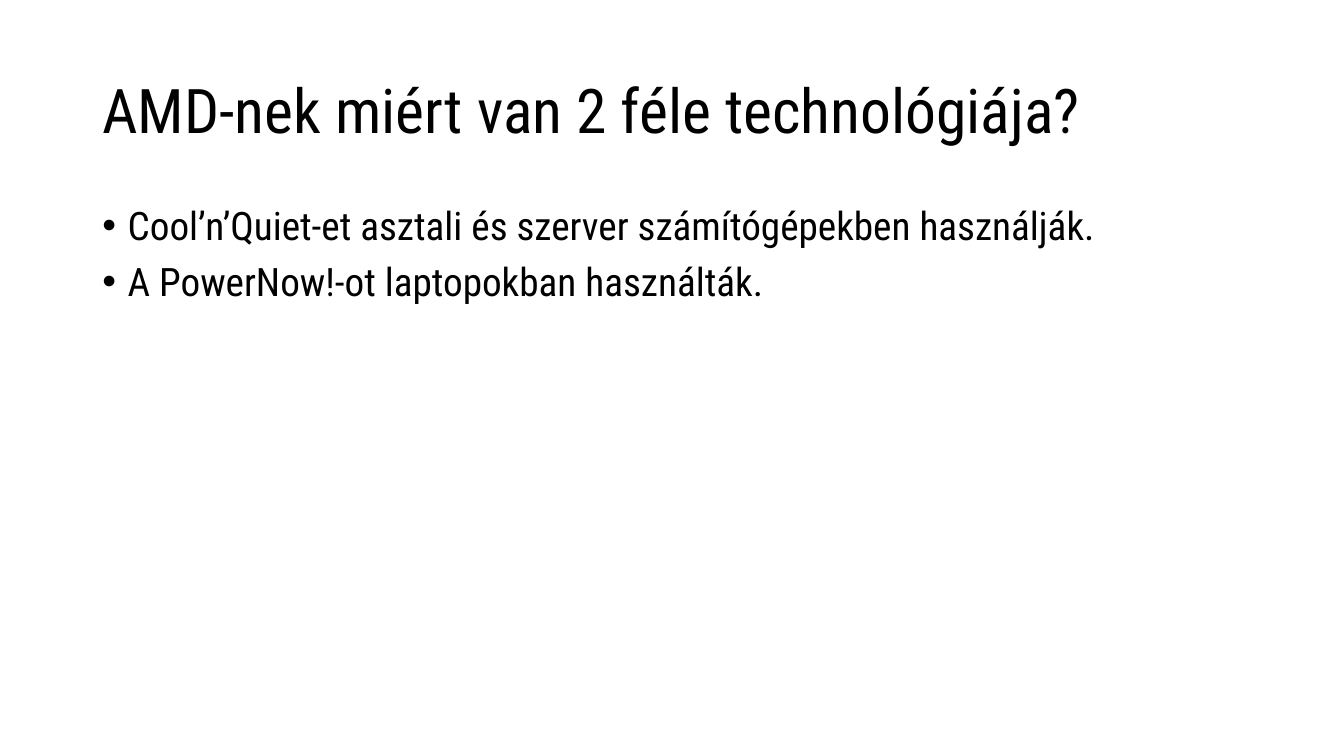
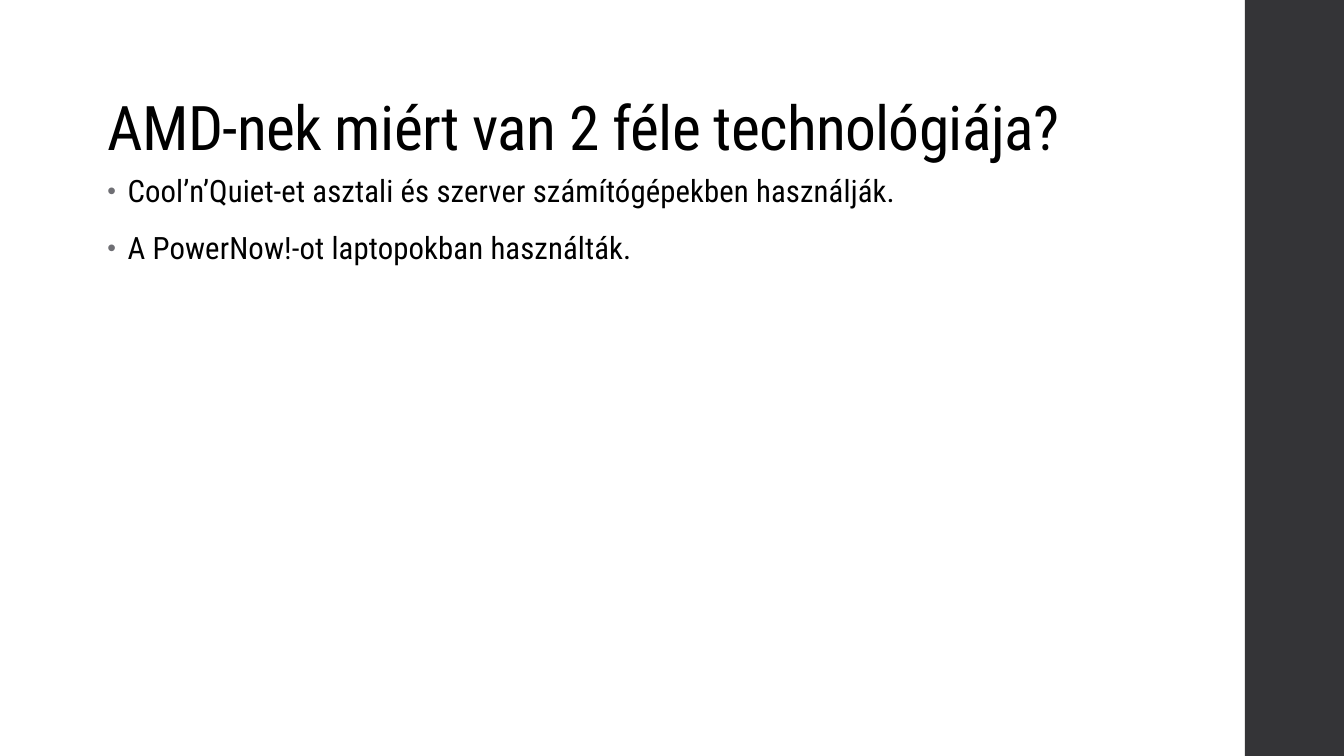
Before and after one commit to verbence/ppt-2022, a slide deck: slide 8 of cpuhutes.pptx. Drawn at 1344x756 pixels with LibreOffice and Linux fonts; fonts in the diff are those of the drawing. Boxes give left, top, right and bottom in pixels: in the first picture for what was removed or moved away, otherwise in the second. Text is boxed around its words. In the diff, an @@ line names an element or a change of style, - is before the commit and + after.

```diff
--- a/cpuhutes.pptx
+++ b/cpuhutes.pptx
@@ title "AMD-nek miért van 2 féle ...": place and size @@
-title "AMD-nek miért van 2 féle ..." at [102, 86, 1080, 146]
+title "AMD-nek miért van 2 féle ..." at [107, 103, 1059, 163]
@@ title "AMD-nek miért van 2 féle ..." at [107, 103, 1059, 163]: letter spacing 0 to -0.5 pt; vertical alignment middle to bottom @@
@@ rectangle added at [1245, 0, 1344, 756], fill #353537 @@
@@ text "Cool’n’Quiet-et asztali és szerver számítógépekben ...": place and size @@
-text "Cool’n’Quiet-et asztali és szerver számítógépekben ..." at [128, 210, 1095, 304]
+text "Cool’n’Quiet-et asztali és szerver számítógépekben ..." at [128, 179, 895, 266]
@@ text "Cool’n’Quiet-et asztali és szerver számítógépekben ..." at [128, 179, 895, 266]: size 28 to 22 pt, letter spacing 0 to 0.1 pt; indent changed; line spacing 0.9 to 0.95; more space between paragraphs @@
```
Also in this commit, not shown: 11 other slides changed.
